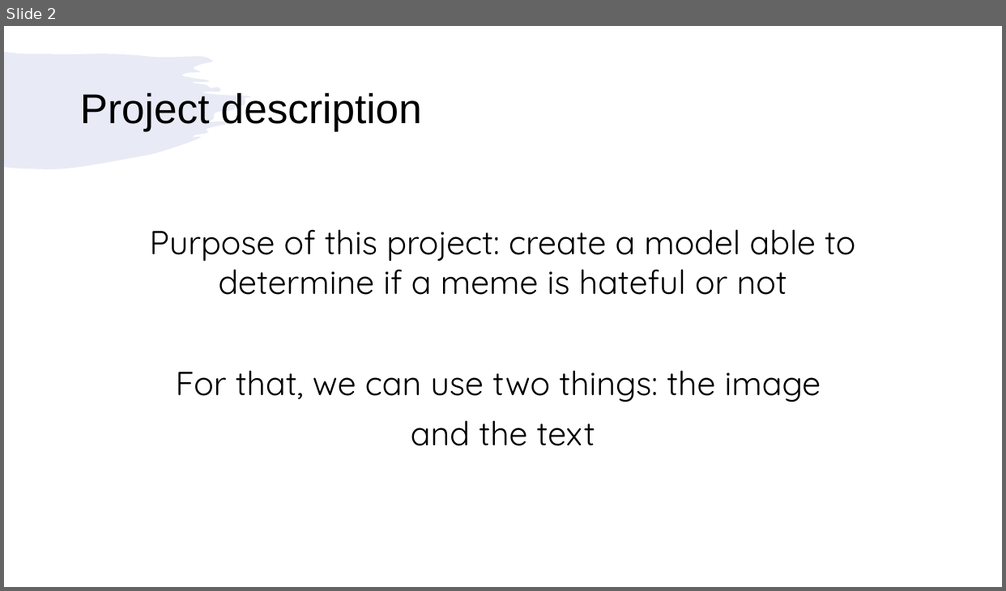
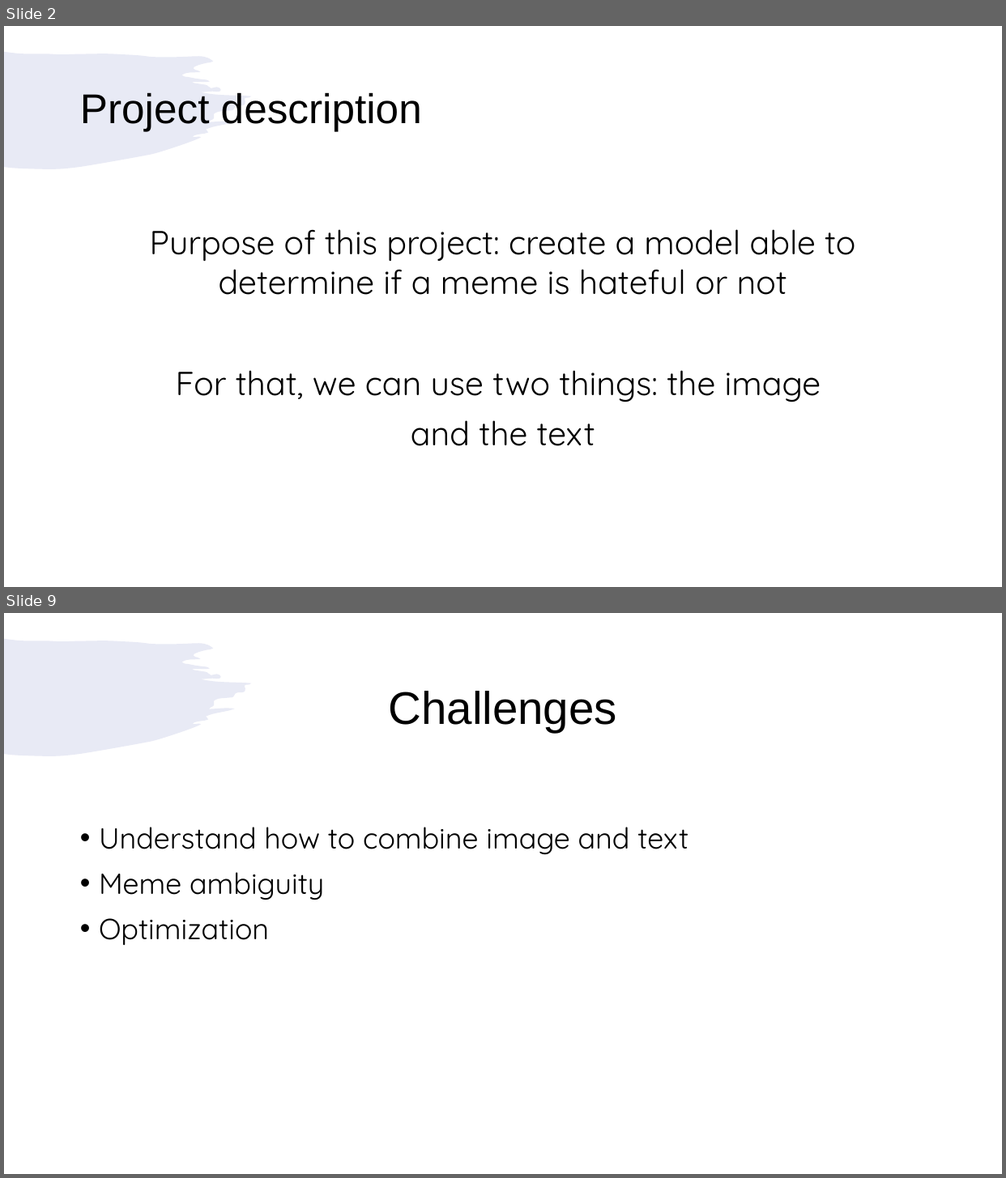
Before and after one commit to maxcap12/hateful_meme_detection, a slide deck: presentation.pptx. Shown one above the other, each under a label of ours: slide 2 before the commit, slides 2 and 9 after it; the slides between them are not shown. The pictures are 1006x591 and 1006x1178 pixels, drawn with LibreOffice and Linux fonts; fonts in the diff are those of the drawing. Boxes give left, top, right and bottom in pixels: in the first picture for what was removed or moved away, otherwise in the second. Text is boxed around its words. In the diff, an @@ line names an element or a change of style, - is before the commit and + after.

```diff
--- a/presentation.pptx
+++ b/presentation.pptx
@@ slide 9 added at (x1=4, y1=613, x2=1002, y2=1174), background #FFFFFF; not listed: 1 template element that a slide beside it also shows @@
@@ title added at (x1=389, y1=691, x2=617, y2=732), 44 pt, text #000000 @@
+Challenges
@@ text added at (x1=99, y1=827, x2=688, y2=945), 28 pt, text #000000 @@
+• Understand how to combine image and text
+• Meme ambiguity
+• Optimization
```
Also in this commit, not shown: 2 slides changed, 6 other slides added, 1 slide removed, 1 other file.
